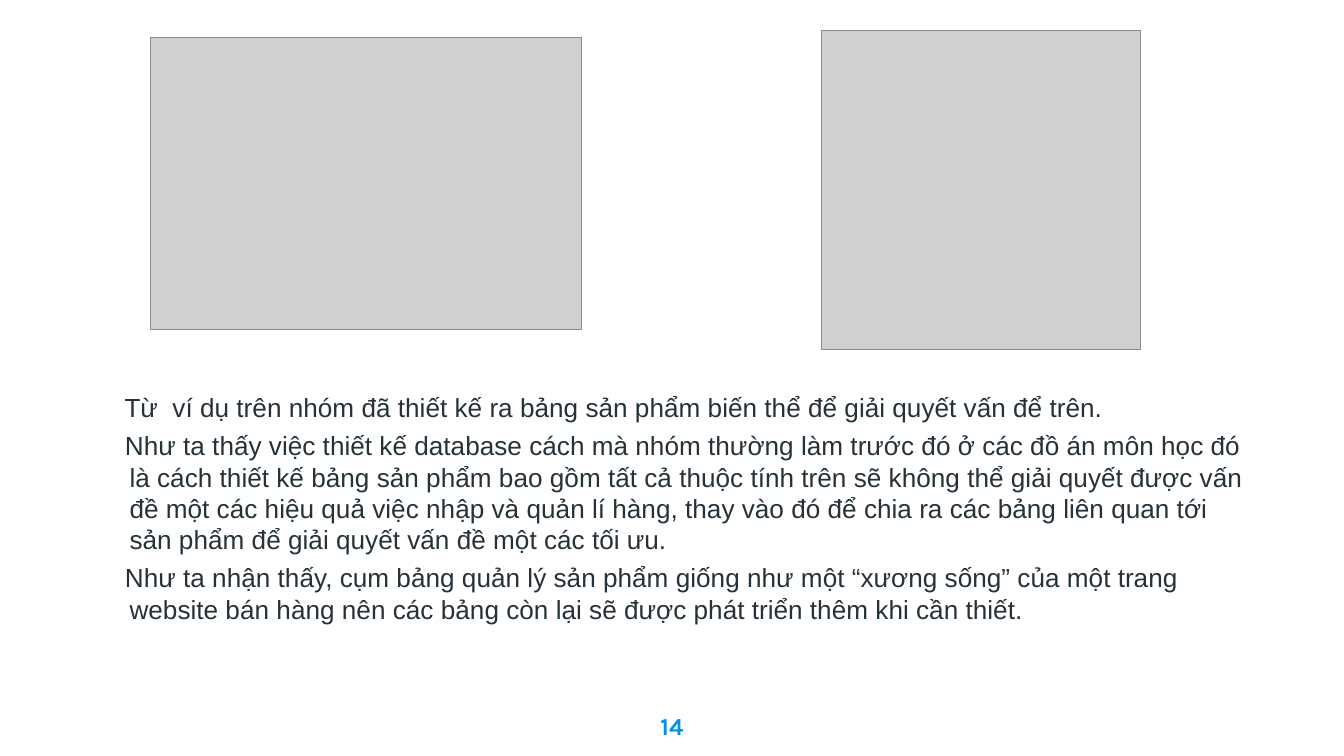
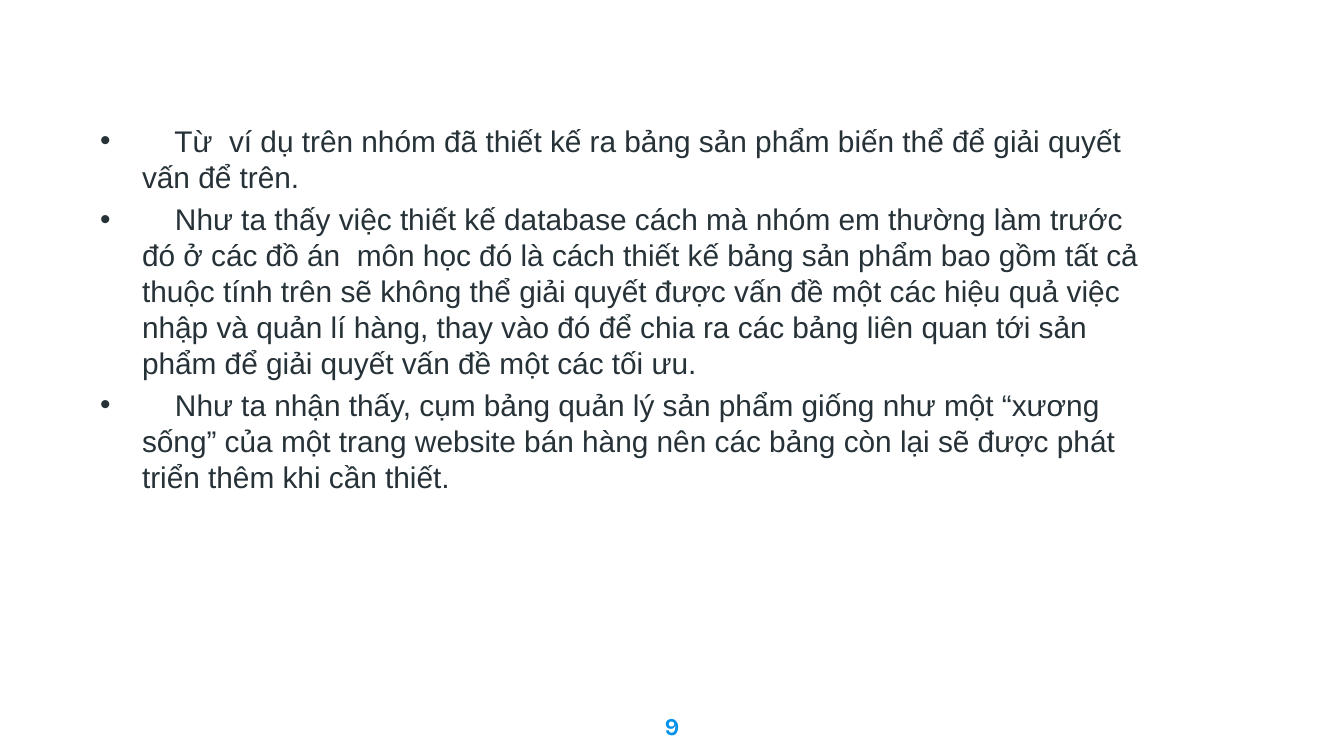
Before and after one commit to haitran2000/Ecommerce-Fashion-Website, a slide deck: slide 9 of Do An Tot Nghiep.pptx (slide 14 before the commit). Drawn at 1344x756 pixels with LibreOffice and Linux fonts; fonts in the diff are those of the drawing; grey boxes stand for pictures; background and template pictures are left out. Boxes give left, top, right and bottom in pixels: in the first picture for what was removed or moved away, otherwise in the second. Text is boxed around its words. In the diff, an @@ line names an element or a change of style, - is before the commit and + after.

```diff
--- a/Do An Tot Nghiep.pptx
+++ b/Do An Tot Nghiep.pptx
@@ picture removed at [151,38,581,329] @@
@@ picture removed at [821,31,1141,351] @@
@@ text "Từ ví dụ trên nhóm ...": place and size @@
-text "Từ ví dụ trên nhóm ..." at [125,396,1242,625]
+text "Từ ví dụ trên nhóm ..." at [142,128,1137,489]
@@ text at [142,128,1121,489]: size 14 to 16 pt in "Từ ví dụ trên nhóm đã thiết ...", "Như ta nhận thấy, cụm bảng quản ..."; bullet none to • @@
@@ text at [142,207,1137,379]: text changed; size 14 to 16 pt @@
-Như ta thấy việc thiết kế database cách mà nhóm thường làm trước đó ở các đồ án môn học đó là cách thiết kế bảng sản phẩm bao gồm tất cả thuộc tính trên sẽ không thể giải quyết được vấn đề một các hiệu quả việc nhập và quản lí hàng, thay vào đó để chia ra các bảng liên quan tới sản phẩm để giải quyết vấn đề một các tối ưu.
+• Như ta thấy việc thiết kế database cách mà nhóm em thường làm trước đó ở các đồ án môn học đó là cách thiết kế bảng sản phẩm bao gồm tất cả thuộc tính trên sẽ không thể giải quyết được vấn đề một các hiệu quả việc nhập và quản lí hàng, thay vào đó để chia ra các bảng liên quan tới sản phẩm để giải quyết vấn đề một các tối ưu.
@@ page number at [665,719,680,736]: text changed @@
-14
+9
```
Also in this commit, not shown: 23 other slides changed, 4 slides added, 6 slides removed.
